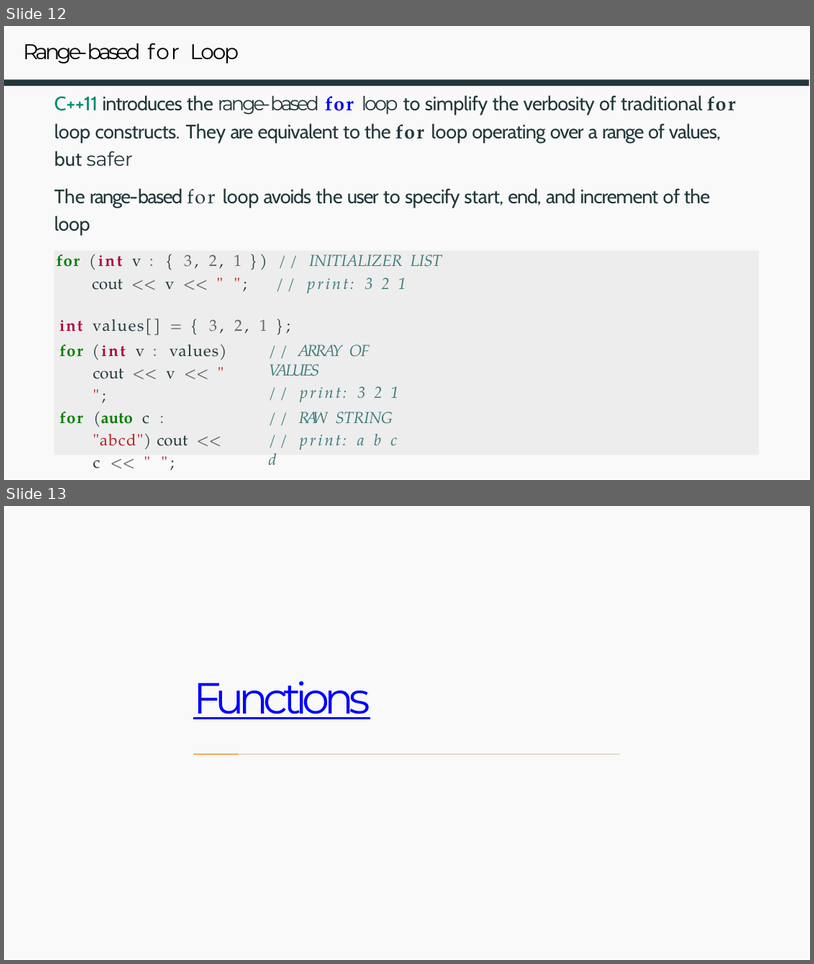
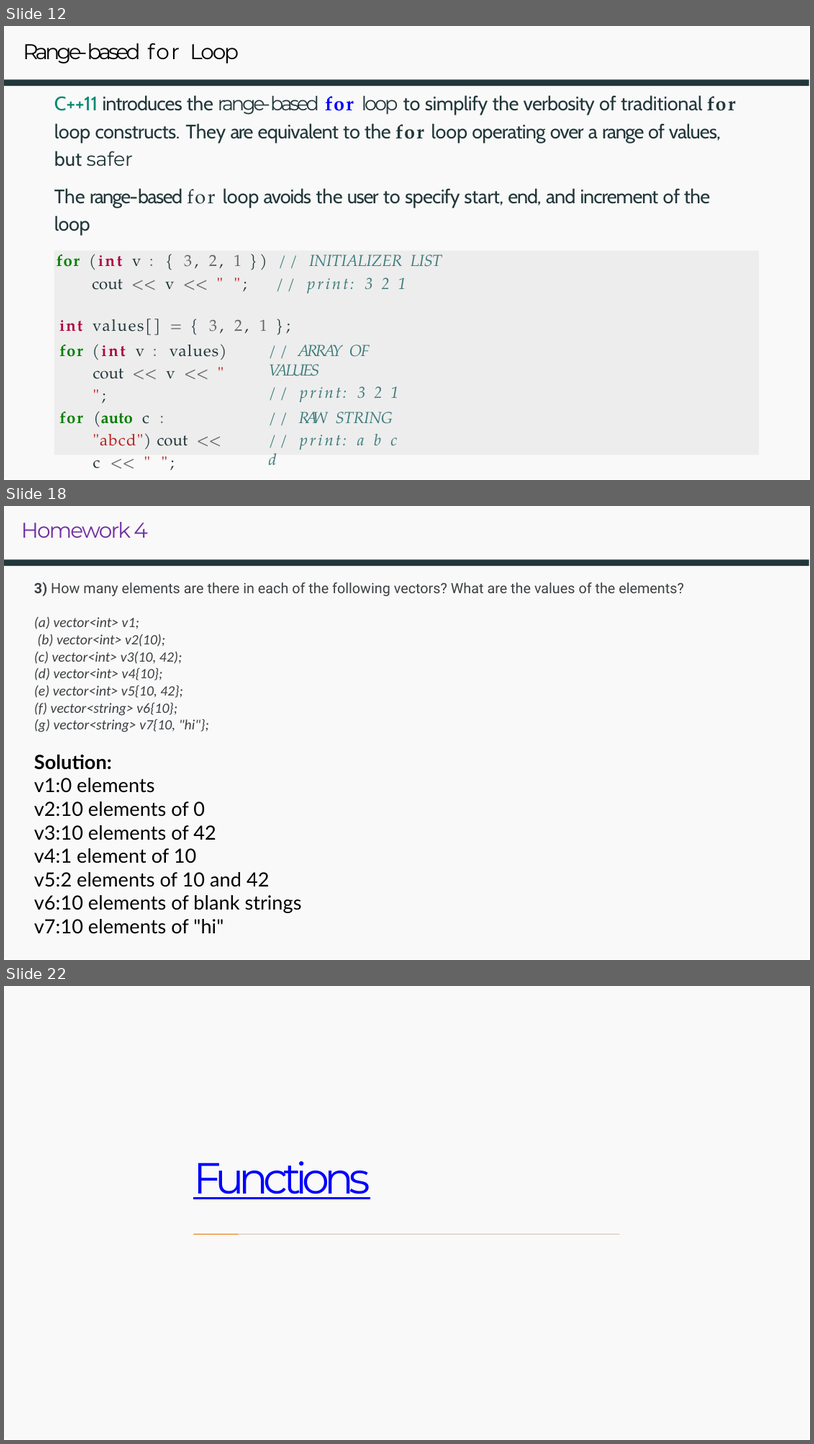
Before and after one commit to owenjchen/cpp, a slide deck: Week5_Functions.pptx. Shown one above the other, each under a label of ours: slides 12 and 13 before the commit, slides 12, 18 and 22 after it; the slides between them are not shown. The pictures are 814x964 and 814x1444 pixels, drawn with LibreOffice and Linux fonts; fonts in the diff are those of the drawing. Boxes give left, top, right and bottom in pixels: in the first picture for what was removed or moved away, otherwise in the second. Text is boxed around its words. In the diff, an @@ line names an element or a change of style, - is before the commit and + after.

```diff
--- a/Week5_Functions.pptx
+++ b/Week5_Functions.pptx
@@ slide 18 added at [4,506,810,960], background #FFFFFF; not listed: 2 template elements that a slide beside it also shows @@
@@ title added at [21,522,148,538], 12 pt, text #7030A0 @@
+Homework 4
@@ text added at [34,582,684,934], 8 pt, text #3C4043 @@
+3) How many elements are there in each of the following vectors? What are the values of the elements?
+(a) vector<int> v1;
+(b) vector<int> v2(10);
+(c) vector<int> v3(10, 42);
+(d) vector<int> v4{10};
+(e) vector<int> v5{10, 42};
+(f) vector<string> v6{10};
+(g) vector<string> v7{10, "hi"};
+Solution:
+v1:0 elements
+v2:10 elements of 0
+v3:10 elements of 42
+v4:1 element of 10
+v5:2 elements of 10 and 42
+v6:10 elements of blank strings
+v7:10 elements of "hi"
@@ what was slide 13 is now slide 22 @@
```
Also in this commit, not shown: 8 other slides added, 13 other files.
